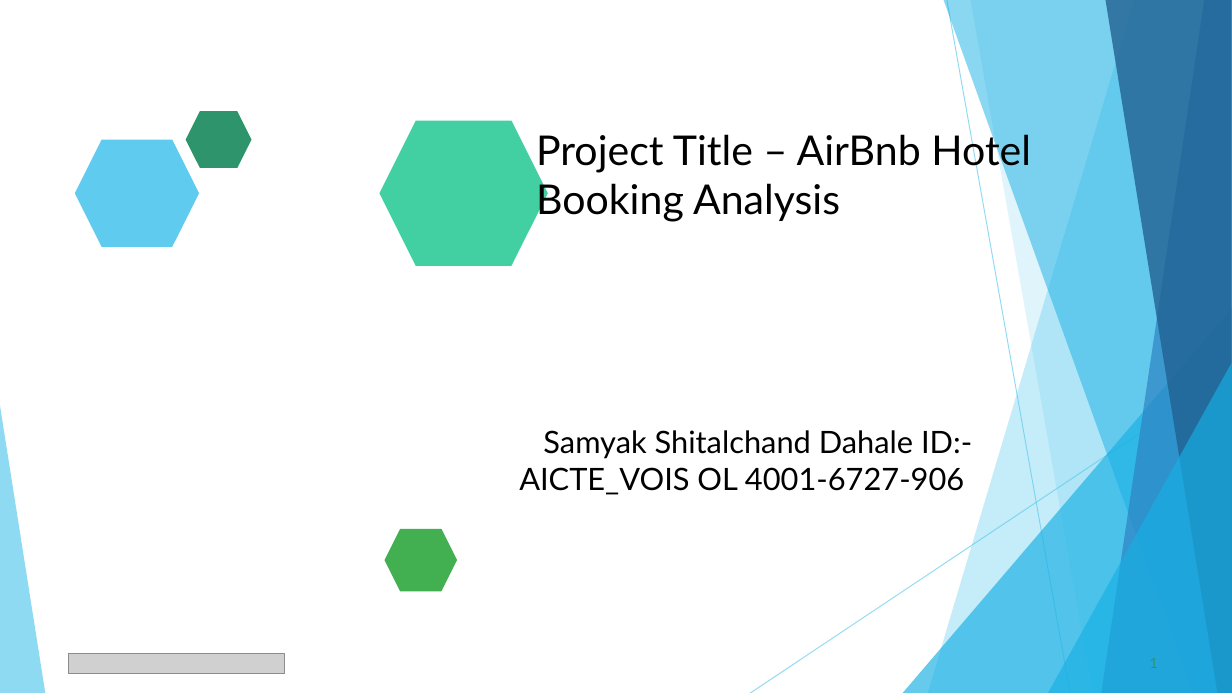
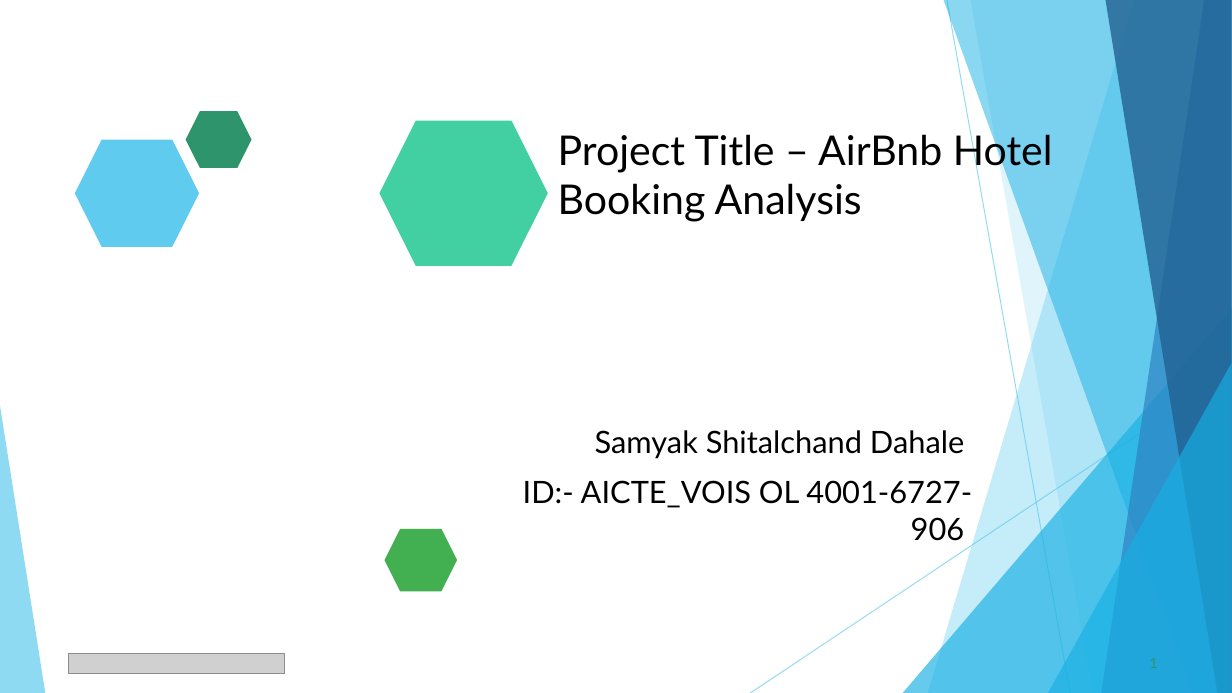
Before and after one commit to SamyakDahale/VOIS_AICTE_Oct2025_SamyakDahale, a slide deck: slide 1 of Samyak_Dahale_Air BNB Hotel Booking Analysis Project PPT.pptx. Drawn at 1232x693 pixels with LibreOffice and Linux fonts; fonts in the diff are those of the drawing; grey boxes stand for pictures. Boxes give left, top, right and bottom in pixels: in the first picture for what was removed or moved away, otherwise in the second. Text is boxed around its words. In the diff, an @@ line names an element or a change of style, - is before the commit and + after.

```diff
--- a/Samyak_Dahale_Air BNB Hotel Booking Analysis Project PPT.pptx
+++ b/Samyak_Dahale_Air BNB Hotel Booking Analysis Project PPT.pptx
@@ title "Project Title – AirBnb Hotel ...": place and size @@
-title "Project Title – AirBnb Hotel ..." at [536, 129, 1031, 222]
+title "Project Title – AirBnb Hotel ..." at [558, 129, 1053, 222]
@@ text at [523, 430, 972, 541]: text changed @@
-Samyak Shitalchand Dahale ID:- AICTE_VOIS OL 4001-6727-906
+Samyak Shitalchand Dahale
+ID:- AICTE_VOIS OL 4001-6727-906
```
Also in this commit, not shown: 1 other slide changed, 1 slide added, 1 slide removed, 1 other file.
